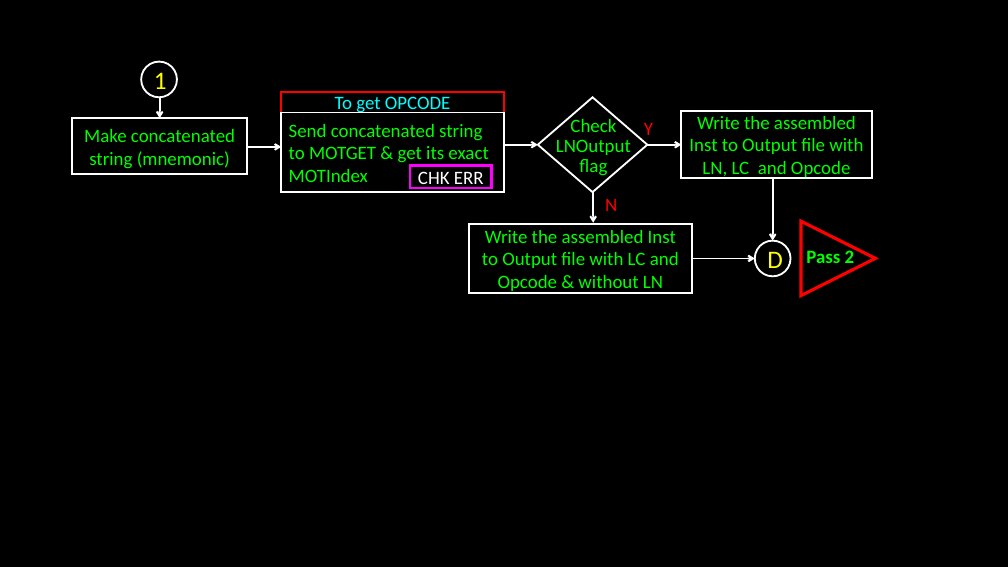
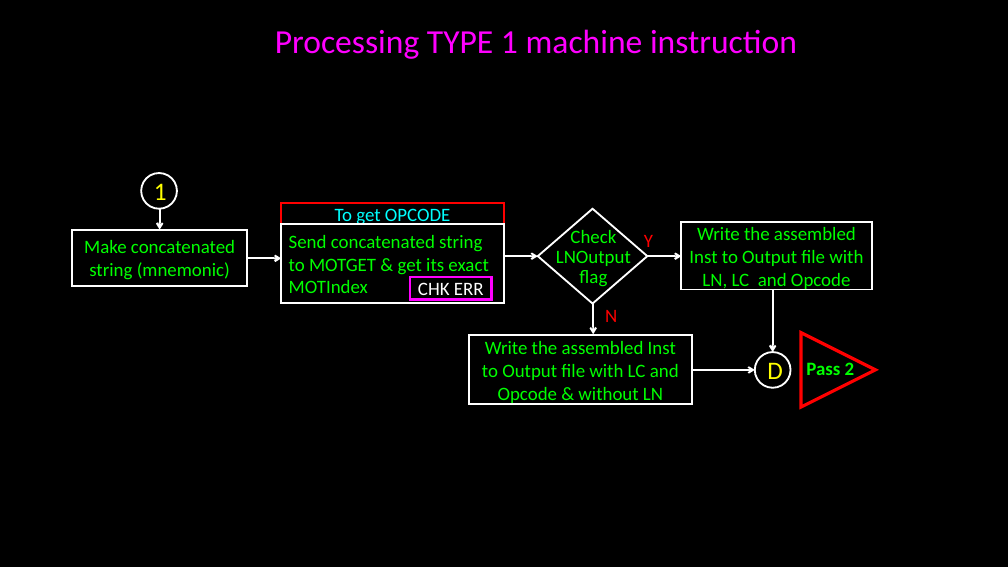
Before and after one commit to bondeabhijeet/8085, a slide deck: slide 4 of Pass 1 8085.pptx. Drawn at 1008x567 pixels with LibreOffice and Linux fonts; fonts in the diff are those of the drawing. Boxes give left, top, right and bottom in pixels: in the first picture for what was removed or moved away, otherwise in the second. Text is boxed around its words. In the diff, an @@ line names an element or a change of style, - is before the commit and + after.

```diff
--- a/Pass 1 8085.pptx
+++ b/Pass 1 8085.pptx
@@ text added at (275,29,797,59), 32 pt, text #FF00FF @@
+Processing TYPE 1 machine instruction
@@ 7 arrows, 6 rectangles, 4 texts, 2 ellipses, 1 diamond, 1 flow chart extract: place and size @@
-7 arrows, 6 rectangles, 4 texts, 2 ellipses, 1 diamond, 1 flow chart extract at (72,61,876,296)
+7 arrows, 6 rectangles, 4 texts, 2 ellipses, 1 diamond, 1 flow chart extract at (72,173,876,407)
```
Also in this commit, not shown: 16 other slides changed, 1 slide added, 10 other files.
